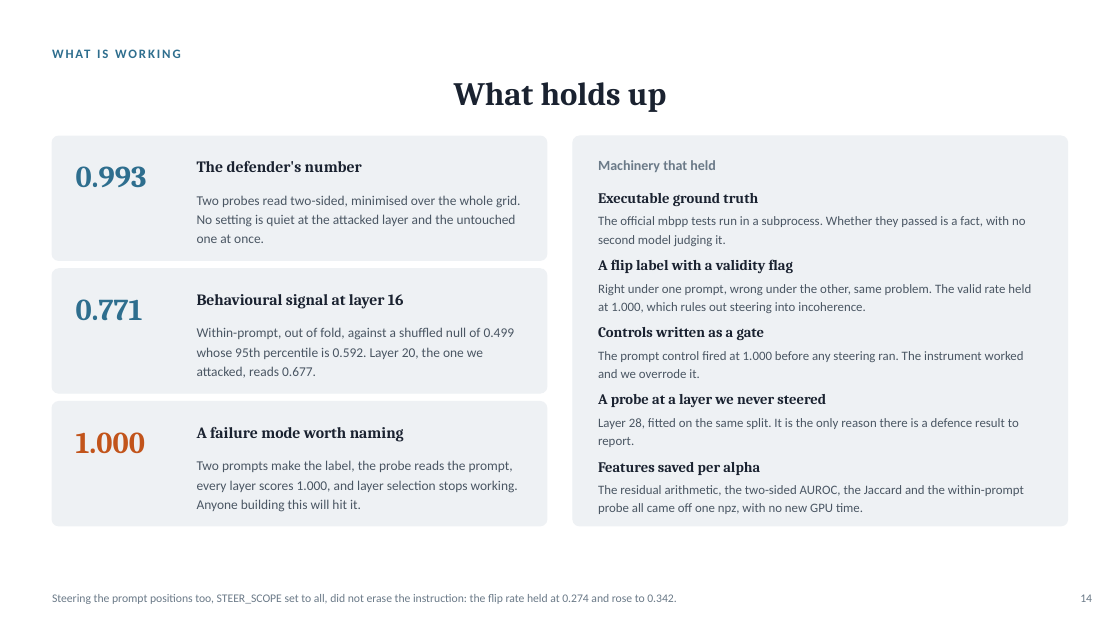
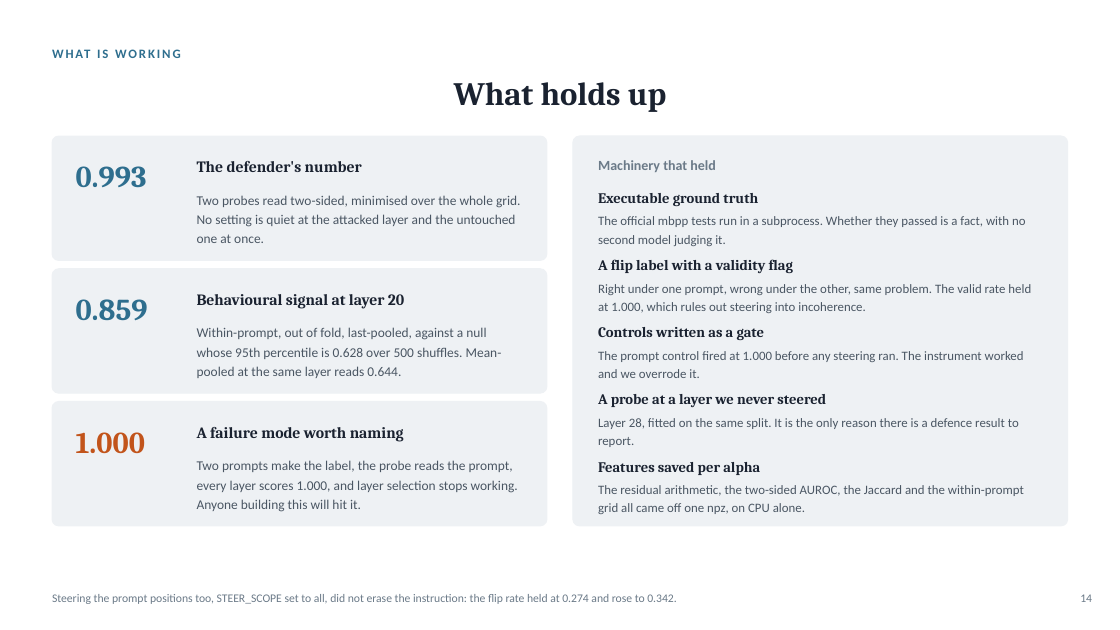
Before and after one commit to sagnikc395/obsfucation-tax, a slide deck: slide 14 of slides/obfuscation-tax.pptx. Drawn at 1120x630 pixels with LibreOffice and Linux fonts; fonts in the diff are those of the drawing. Boxes give left, top, right and bottom in pixels: in the first picture for what was removed or moved away, otherwise in the second. Text is boxed around its words. In the diff, an @@ line names an element or a change of style, - is before the commit and + after.

```diff
--- a/slides/obfuscation-tax.pptx
+++ b/slides/obfuscation-tax.pptx
@@ text at [76,299,148,320]: text changed @@
-0.771
+0.859
@@ text at [197,294,404,309]: text changed @@
-Behavioural signal at layer 16
+Behavioural signal at layer 20
@@ text at [197,327,502,378]: text changed @@
-Within-prompt, out of fold, against a shuffled null of 0.499 whose 95th percentile is 0.592. Layer 20, the one we attacked, reads 0.677.
+Within-prompt, out of fold, last-pooled, against a null whose 95th percentile is 0.628 over 500 shuffles. Mean-pooled at the same layer reads 0.644.
@@ text at [598,485,1024,514]: text changed @@
-The residual arithmetic, the two-sided AUROC, the Jaccard and the within-prompt probe all came off one npz, with no new GPU time.
+The residual arithmetic, the two-sided AUROC, the Jaccard and the within-prompt grid all came off one npz, on CPU alone.
```
Also in this commit, not shown: 9 other slides changed, 8 other files.
